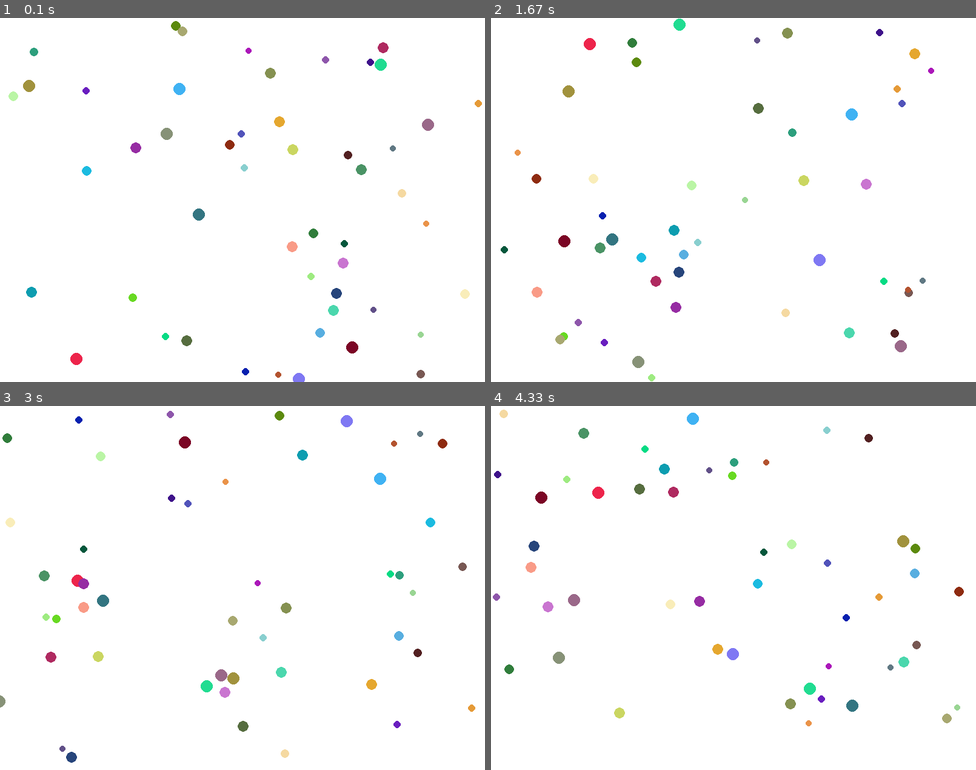
Above: before the commit, frames 1-4 (two rows, left to right).
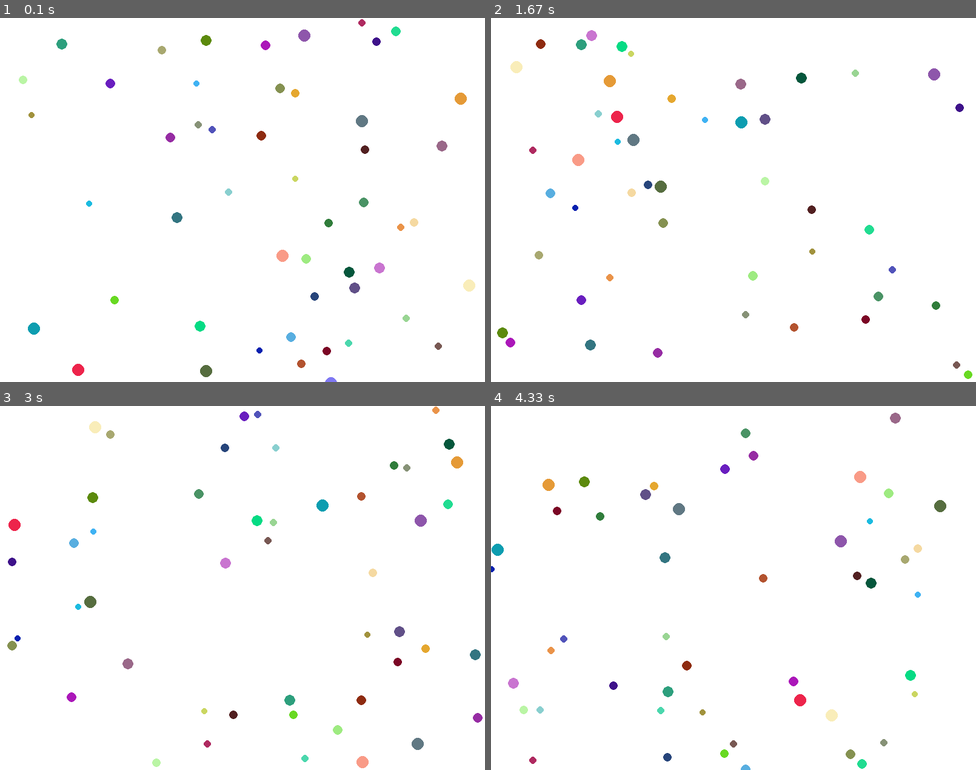
Above: after the commit, the same moments.

Repository: WorapatHongsetong/eng-s_y1_python3
Game: pygame game, started from day1(flying_circle)/flying_circle.py
The game is run twice, just before and just after one commit, with the same random seed, the same clock (stepped at 60 frames per second) and the same inputs.
Inputs:
- Up to frame 1 (0.1 s): no input
- Up to frame 2 (1.67 s): no input
- Up to frame 3 (3 s): no input
- Up to frame 4 (4.33 s): no input

The runs differ from the first frame. In frame 1, 3.8% of the frame differs, in the area x 1-100%, y 0-100%; in frame 2, 3.7%; in frame 3, 3.7%; in frame 4, 3.8%.

Commit message:
Play with flying circle

Diff:
--- a/day1(flying_circle)/flying_circle.py
+++ b/day1(flying_circle)/flying_circle.py
@@ -122,7 +122,8 @@
 circles = []
 
 for i in range(50):
-    circles.append(Game_Circle(random.randint(5, 10),
+    circles.append(Game_Circle(
+            random.randint(5, 10),
             (random.randint(0,255), random.randint(0,255), random.randint(0,255)),
             random.randint(0, SCREEN_WIDTH),
             random.randint(0, SCREEN_HEIGHT),
@@ -160,7 +161,7 @@
 
 
     pygame.display.flip()
-    clock.tick(60)
+    clock.tick(120)
 
 pygame.quit()
 sys.exit()
--- a/day2(servers thingies)/server.py
+++ b/day2(servers thingies)/server.py
@@ -38,3 +38,10 @@
     conn.send(answer)
 
 print("OK!")
+
+
+"""
+Tuple                       vs      List
+    More light weight.                  Handle many method.
+    Can use as key in Dict.
+"""
Empty file added: testing_paper.py
